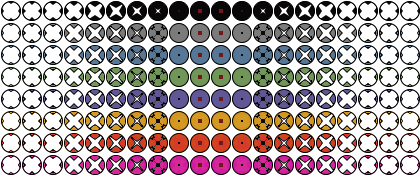
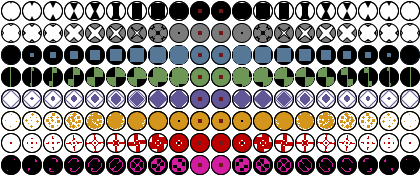
Layered file, before and after one edit (w=420, h=176). Changes by layer:
renamed "Camada 10 copiar 10" to "Elipse 1 copiar 10", moved it above "Camada 12 copiar", painted on it over bbox(1, 133, 420, 153)
added layer "Camada 12 copiar" above "Camada 12" over bbox(322, 94, 330, 103)
added layer "Camada 12" above "Camada 2 copiar" over bbox(91, 93, 348, 105)
renamed "Camada 10 copiar 2" to "Camada 2 copiar", moved it above "Elipse 1 copiar", painted on it over bbox(1, 67, 420, 87)
added layer "Elipse 1 copiar" (1st of 9) above "Elipse 2 copiar 8" over bbox(1, 45, 420, 65)
added layer "Elipse 2 copiar 8" above "Camada 2 copiar" over bbox(1, 89, 420, 109)
added layer "Camada 2 copiar" (2nd of 2) above "Camada 11" over bbox(1, 89, 420, 109)
removed layer "Camada 10 copiar 6" over bbox(2, 46, 419, 174)
removed layer "Camada 10 copiar 5" over bbox(2, 134, 419, 152)
removed layer "Camada 10 copiar 4" over bbox(2, 112, 419, 130)
removed layer "Camada 10 copiar 3" over bbox(2, 90, 419, 108)
renamed "Camada 10 copiar 11" to "Linha 2 copiar", moved it above "Camada 10 copiar", painted on it over bbox(1, 155, 420, 175)
removed layer "Camada 8" over bbox(1, 133, 420, 153)
removed layer "Camada 7" over bbox(1, 111, 420, 131)
removed layer "Camada 6" over bbox(1, 89, 420, 109)
removed layer "Camada 5" over bbox(1, 67, 420, 87)
renamed "Camada 10 copiar 9" to "Elipse 2 copiar 6", moved it above "Camada 4", painted on it over bbox(1, 111, 420, 131)
removed layer "Camada 10 copiar 8" over bbox(2, 90, 419, 108)
renamed "Camada 3" to "Camada 1 copiar 4", painted on it over bbox(1, 1, 420, 21)
removed layer "Camada 2" over bbox(1, 155, 420, 175)
